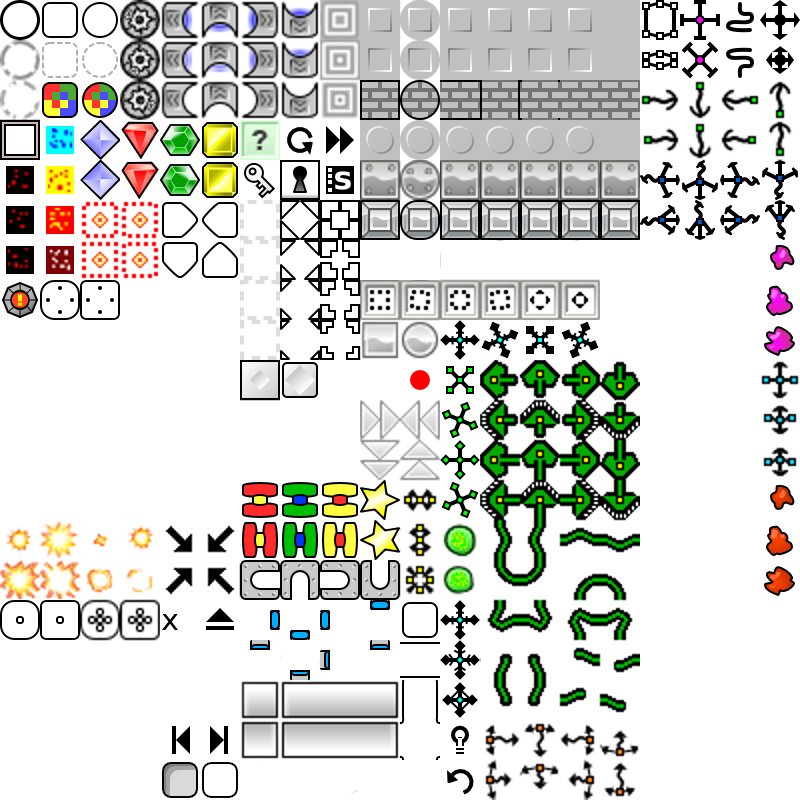
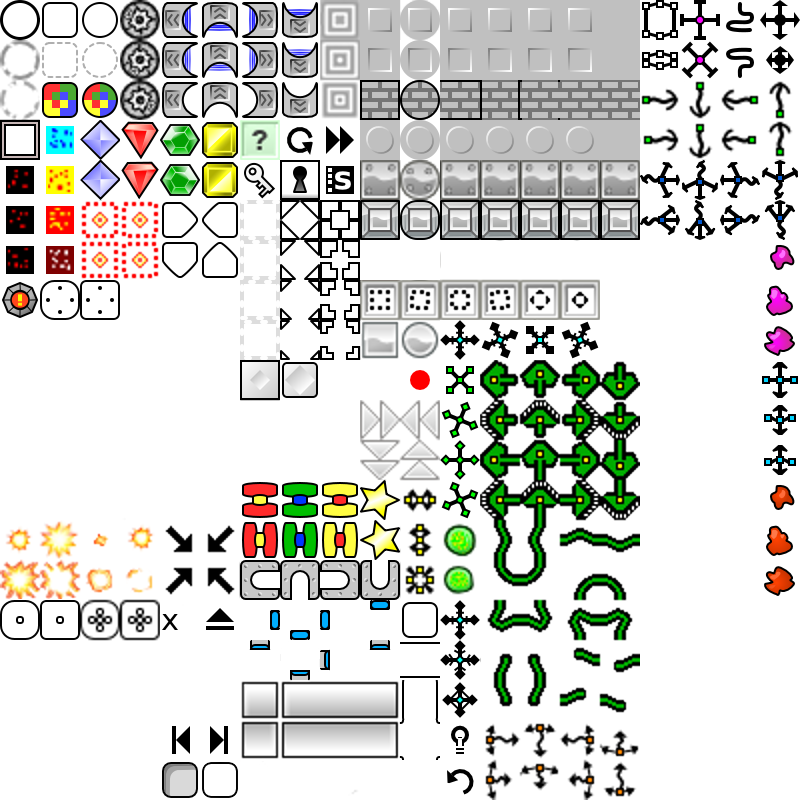
The second 800x800 image is a revision of the first. Changes to its layers:
painted on "Capa nueva#1" over [160, 0, 799, 477]
